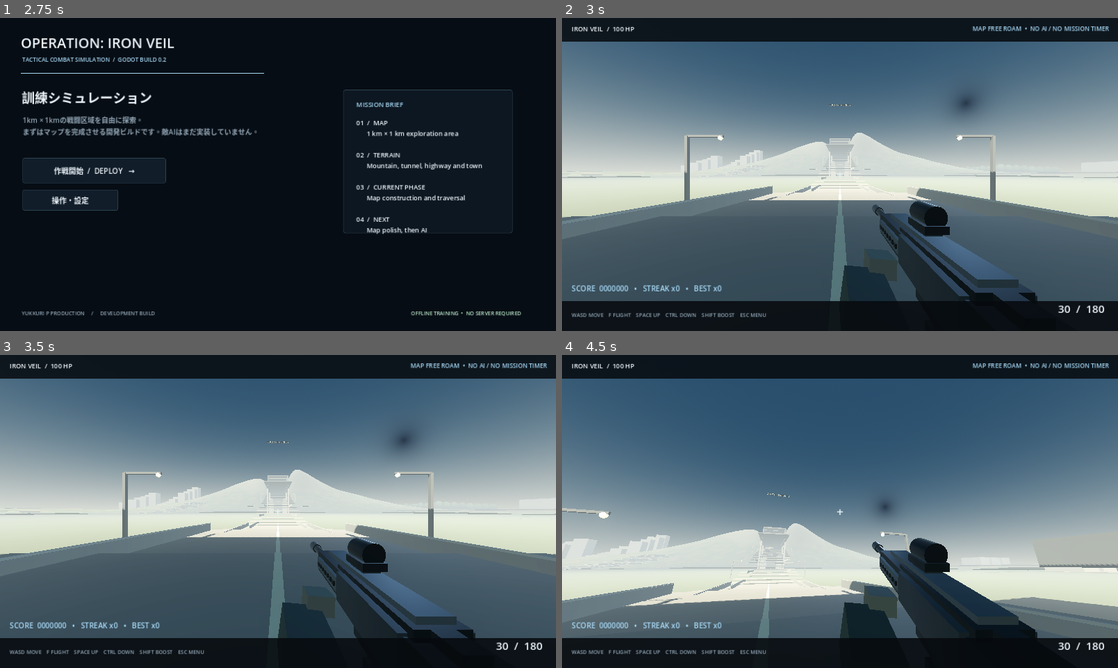
Above: before the commit, frames 1-4 (two rows, left to right).
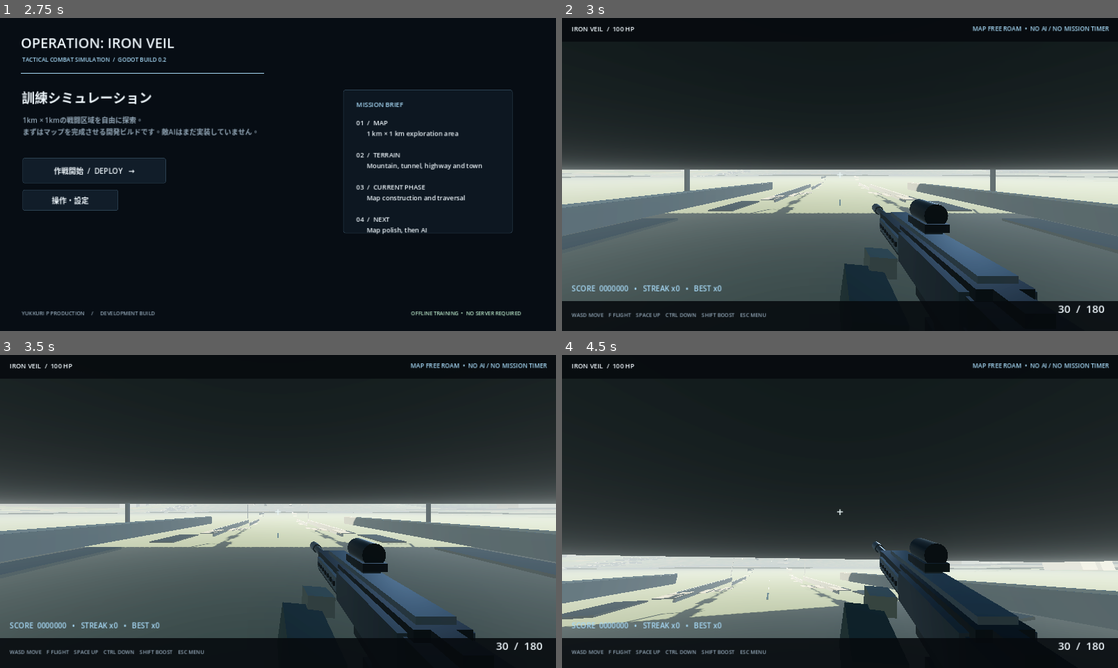
Above: after the commit, the same moments.

Repository: YukkuriP/Yukkuri-FPS2
Game: Godot game, scene res://scenes/main.tscn
The game is run twice, just before and just after one commit, with the same random seed, the same clock (stepped at 60 frames per second) and the same inputs.
Inputs (mouse positions are in pixels of both pictures, inside the frame that each line leads up to):
- Up to frame 1 (2.75 s): tap Enter at 0.5, 2.1 s; move the mouse to (400, 158) at 0.52 s; hold D 0.53-1.28 s; tap F at 0.6 s; click (400, 158) at 0.67 s; tap Space at 0.77, 1.25, 1.52 s; move the mouse to (166, 190) at 1.27 s; hold S 1.28-2.03 s; tap R at 1.35 s; move the mouse to (333, 105) at 2.02 s; hold D from 2.03 s (still down)
- Up to frame 2 (3 s): release D at 2.75 s; click "作戦開始 / DEPLOY →" at 2.75 s
- Up to frame 3 (3.5 s): no input
- Up to frame 4 (4.5 s): tap Enter at 3.5 s; move the mouse to (812, 574) at 3.52 s; hold W from 3.53 s (still down); tap Shift at 3.6 s; click (812, 574) at 3.67 s; tap Space at 3.77, 4.25 s; move the mouse to (878, 514) at 4.27 s; hold Ctrl from 4.28 s (still down)

Frame 1 is identical in both runs. In frame 2, 48% of the frame differs, in the area x 0-100%, y 7-91%; in frame 3, 47%; in frame 4, 65%.

Commit message:
Fix highway geometry and remove overlapping road layers

Diff:
--- a/scripts/main.gd
+++ b/scripts/main.gd
@@ -472,20 +472,12 @@
 	ground_body.add_child(ground_shape)
 	world.add_child(ground_body)
 
-	# Highway and rural access road surfaces.
-	for z in range(-495, 500, 10):
-		var road_y := _terrain_height(0.0, float(z))
-		_add_road(Vector3(0, road_y + 0.28, float(z)), Vector3(18, 0.35, 10.2), Color("#34393a"))
-		_add_road(Vector3(0, road_y + 0.48, float(z)), Vector3(30, 0.08, 10.2), Color("#77776d"), true)
-		_add_road(Vector3(0, road_y + 0.54, float(z)), Vector3(0.35, 0.06, 10.2), Color("#d2c9a3"), true)
+	# One continuous terrain-following highway mesh. The previous stack of overlapping
+	# 10 m boxes plus a second raised slab created visible seams and two competing road heights.
+	_add_main_highway()
 
 	_add_base(Vector3(0, 0, 445), Color("#536c59"), "SOUTH / FRIENDLY")
 	_add_base(Vector3(0, 0, -445), Color("#75604d"), "NORTH / HOSTILE")
-	_add_road(Vector3(0, 28, 155), Vector3(22, 0.8, 250), Color("#3b4041"))
-	for side in [-1.0, 1.0]:
-		for z in range(55, 276, 35):
-			var support := _make_box(Vector3(side * 9.0, 12.0, float(z)), Vector3(1.3, 24.0, 1.3), Color("#656b69"))
-			world.add_child(support)
 	_add_tunnel_portal(Vector3(0, 27, 145), false)
 	_add_tunnel_portal(Vector3(0, 27, -145), true)
 	_add_underground_facility(Vector3(24, 12, 0))
@@ -516,6 +508,55 @@
 	visual.position = Vector3(center.x, center.y, center.z)
 	visual.material_override = _make_material(color, 0.98)
 	world.add_child(visual)
+
+func _add_main_highway() -> void:
+	# A single indexed surface follows the actual terrain, avoiding gaps, overlaps and
+	# abrupt height changes between independently placed road boxes.
+	var vertices := PackedVector3Array()
+	var indices := PackedInt32Array()
+	var uvs := PackedVector2Array()
+	var step := 5.0
+	var half_width := 9.0
+	var samples := 201
+	for i in range(samples):
+		var z := -500.0 + float(i) * step
+		var y := _terrain_height(0.0, z) + 0.24
+		vertices.append(Vector3(-half_width, y, z))
+		vertices.append(Vector3(half_width, y, z))
+		uvs.append(Vector2(0.0, float(i) * 0.5))
+		uvs.append(Vector2(1.0, float(i) * 0.5))
+		if i < samples - 1:
+			var a := i * 2
+			indices.append_array(PackedInt32Array([a, a + 2, a + 1, a + 1, a + 2, a + 3]))
+	var arrays := []
+	arrays.resize(Mesh.ARRAY_MAX)
+	arrays[Mesh.ARRAY_VERTEX] = vertices
+	arrays[Mesh.ARRAY_INDEX] = indices
+	arrays[Mesh.ARRAY_TEX_UV] = uvs
+	var road_mesh := ArrayMesh.new()
+	road_mesh.add_surface_from_arrays(Mesh.PRIMITIVE_TRIANGLES, arrays)
+	var road_visual := MeshInstance3D.new()
+	road_visual.name = "ContinuousHighwaySurface"
+	road_visual.mesh = road_mesh
+	road_visual.material_override = _make_material(Color("#34393a"), 0.92)
+	world.add_child(road_visual)
+	var road_body := StaticBody3D.new()
+	road_body.name = "HighwayCollision"
+	var road_collision := CollisionShape3D.new()
+	road_collision.shape = road_mesh.create_trimesh_shape()
+	road_body.add_child(road_collision)
+	world.add_child(road_body)
+	# Dashed centre divider, aligned to the same sampled terrain profile.
+	for z_index in range(5, 200, 6):
+		var z := -500.0 + float(z_index) * step
+		var y := _terrain_height(0.0, z) + 0.29
+		_add_ground_patch(Vector3(0.0, y, z + 5.0), Vector3(0.16, 0.035, 4.0), Color("#e0d9bd"))
+	# Pale shoulder strips sit just outside the asphalt without covering it.
+	for side in [-1.0, 1.0]:
+		for z_index in range(0, 200, 2):
+			var z := -500.0 + float(z_index) * step
+			var y := _terrain_height(0.0, z) + 0.12
+			_add_ground_patch(Vector3(side * 10.0, y, z + 2.5), Vector3(2.0, 0.12, 5.0), Color("#77776d"))
 
 func _add_road(center: Vector3, size: Vector3, color: Color, visual_only: bool = false) -> void:
 	var mesh := BoxMesh.new()
